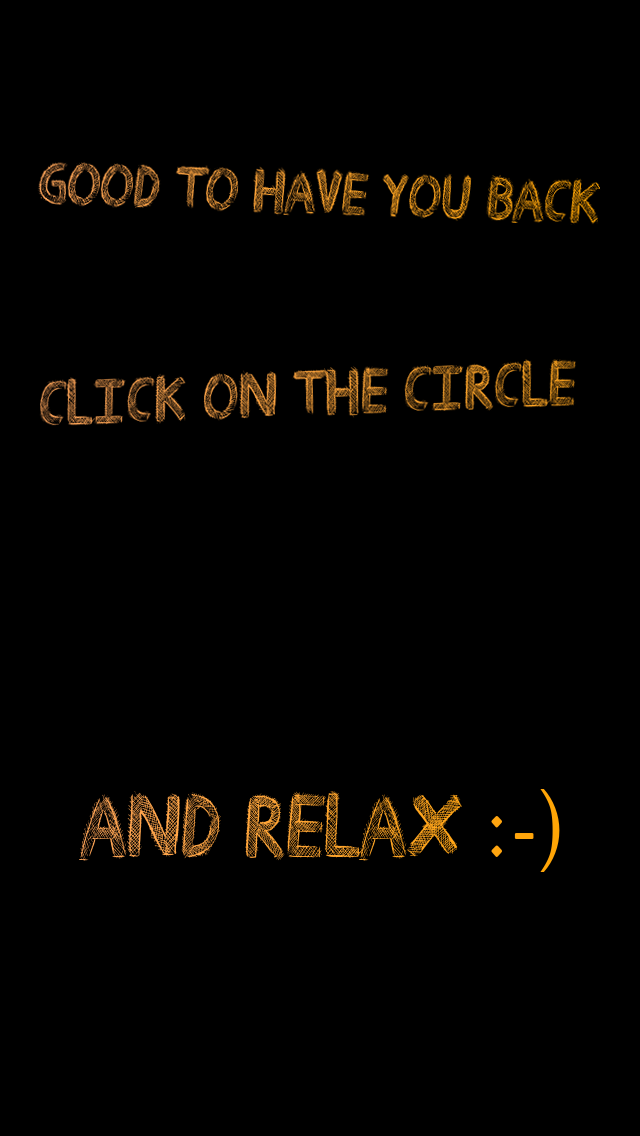
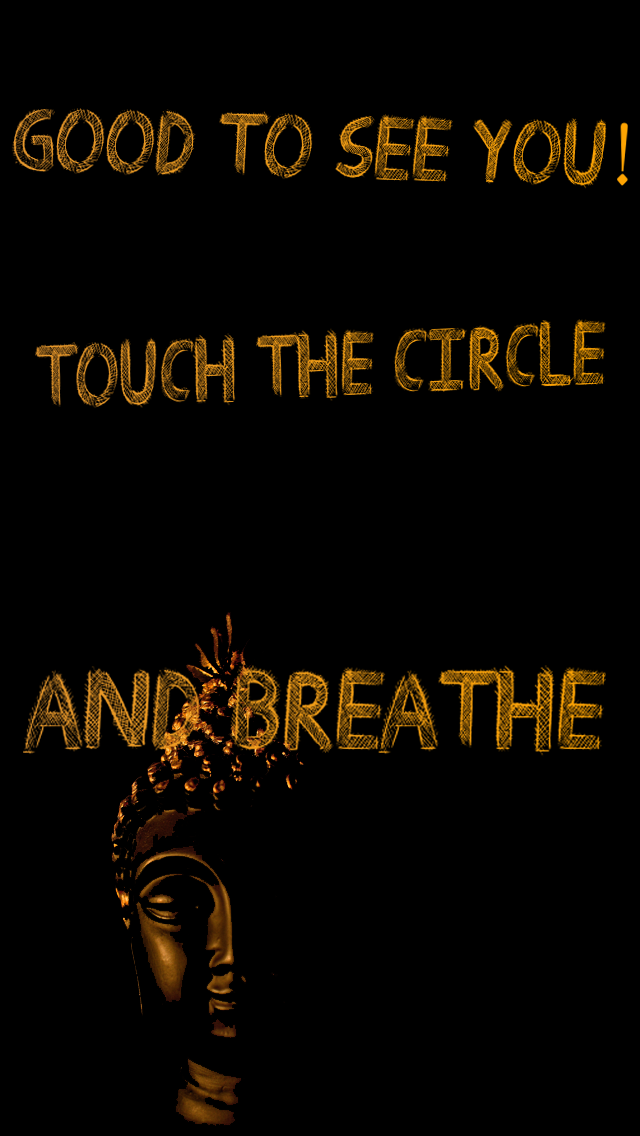
Two versions of the same layered image (w=640, h=1136). Layer-by-layer changes:
renamed "Ebene 1" to "Ebene 7", painted on it over <box>11,108,629,225</box>
renamed "Ebene 3" to "Ebene 6", painted on it over <box>35,319,606,426</box>
added layer "Ebene 9" above "Ebene 10" over <box>23,665,606,757</box>
renamed "Ebene 2" to "Ebene 10", painted on it over <box>62,612,560,1126</box>
